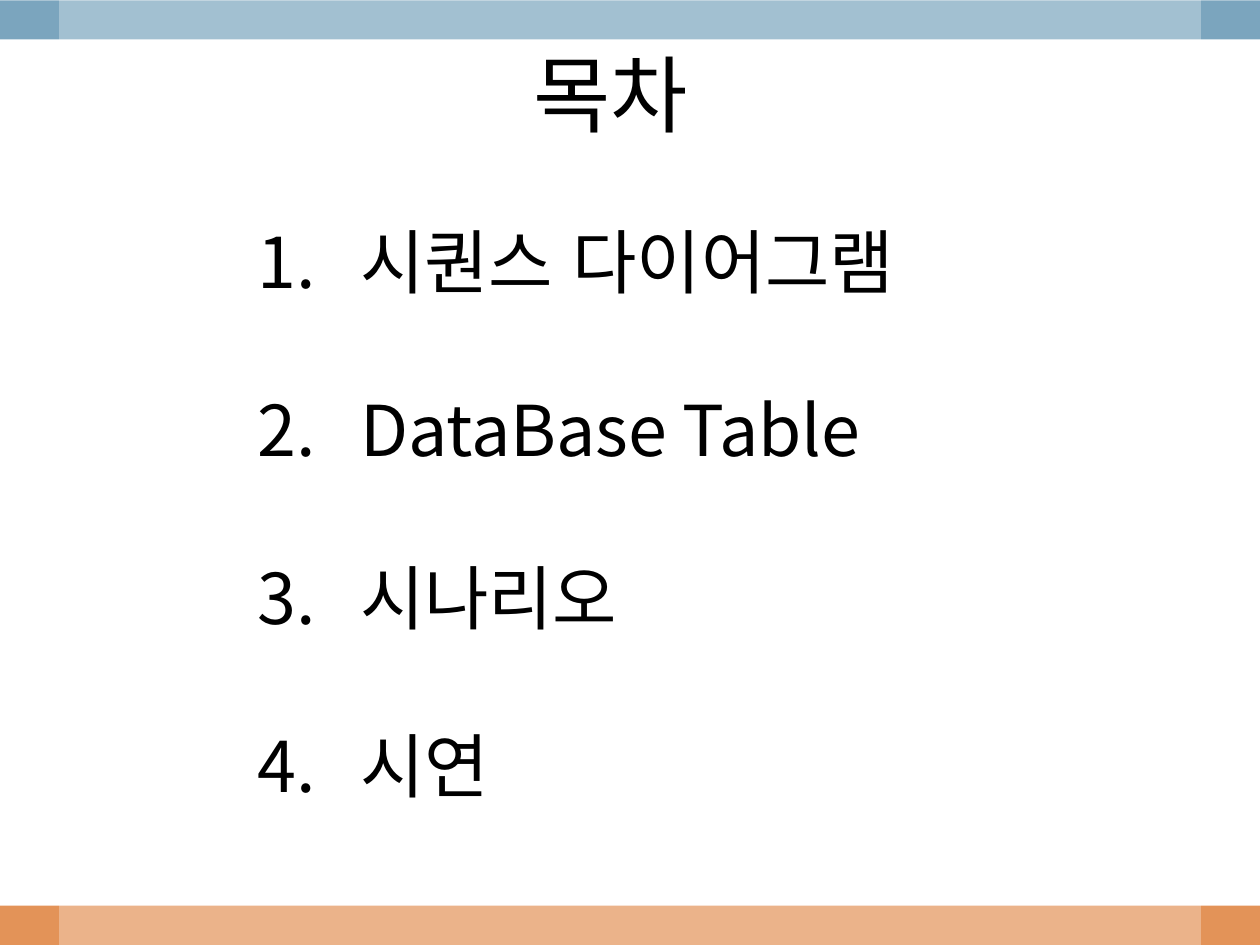
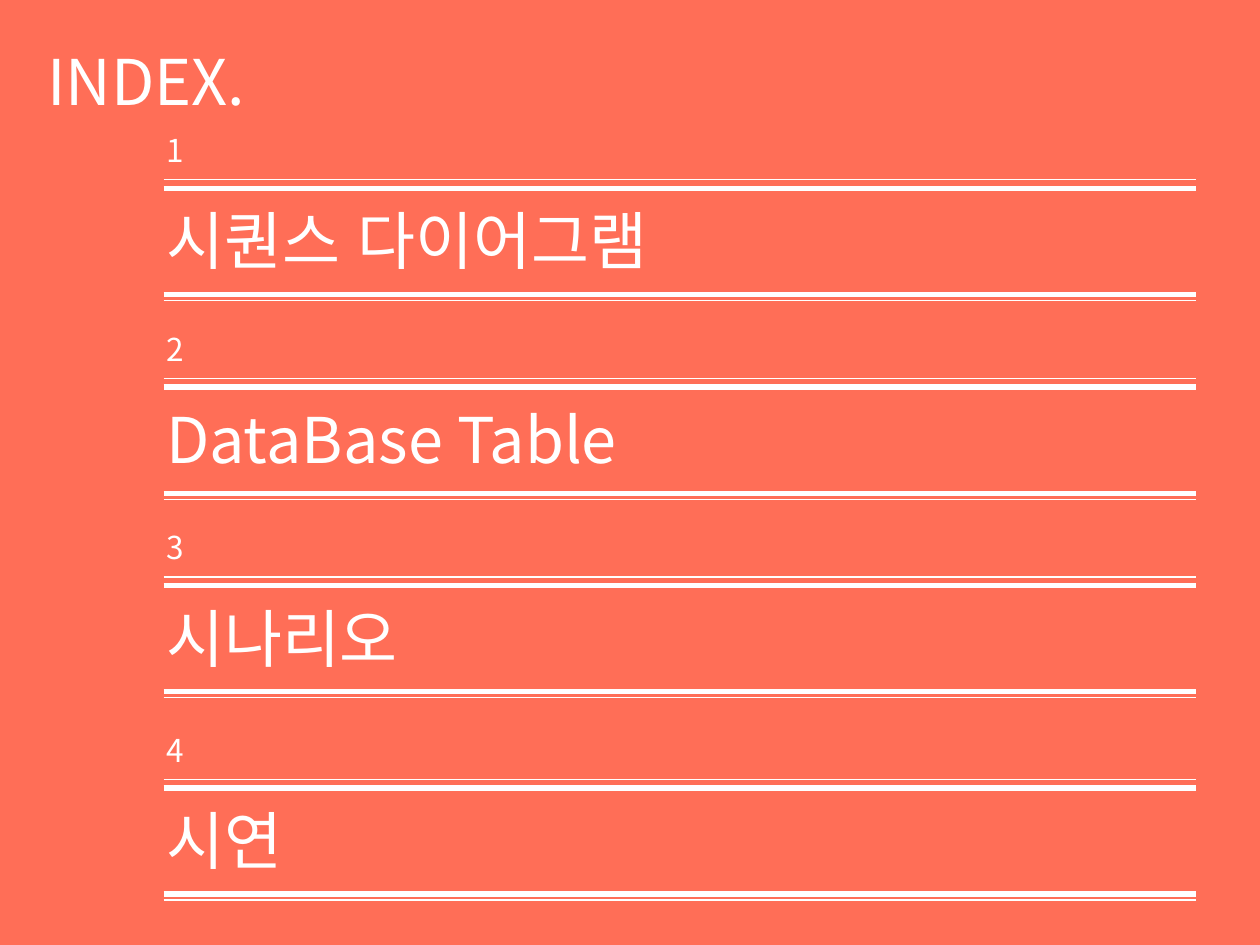
Before and after one commit to imjihun/EglobalStudy, a slide deck: slide 2 of ppt/chatting.pptx. Drawn at 1260x945 pixels with LibreOffice and Linux fonts; fonts in the diff are those of the drawing; background and template pictures are left out. Boxes give left, top, right and bottom in pixels: in the first picture for what was removed or moved away, otherwise in the second. Text is boxed around its words. In the diff, an @@ line names an element or a change of style, - is before the commit and + after.

```diff
--- a/ppt/chatting.pptx
+++ b/ppt/chatting.pptx
@@ rectangle removed at [0,0,1260,39] @@
@@ rectangle added at [0,0,1260,945], fill #FF6E57 @@
@@ rectangle removed at [59,0,1201,945] @@
@@ text added at [47,59,245,106], 36 pt, text #FFFFFF @@
+INDEX.
@@ text removed at [533,56,687,133] @@
-목차
@@ group added at [164,139,1196,301]: 4 lines, 1 text @@
+1
@@ text "시퀀스 다이어그램": place and size @@
-text "시퀀스 다이어그램" at [360,230,895,798]
+text "시퀀스 다이어그램" at [166,212,648,269]
@@ text "시퀀스 다이어그램" at [166,212,648,269]: size 40 to 36 pt, text colour #000000 to #FFFFFF; bullet 1. to none; line spacing 2 to 1 @@
@@ group added at [164,337,1196,499]: 4 lines, 2 texts @@
+DataBase Table
+2
@@ text at [360,400,860,798]: paragraphs removed @@
-2. DataBase Table
-3. 시나리오
-4. 시연
@@ group added at [164,535,1196,698]: 4 lines, 2 texts @@
+시나리오
+3
@@ group added at [164,739,1196,900]: 4 lines, 2 texts @@
+시연
+4
@@ rectangle removed at [0,906,1260,945] @@
```
Also in this commit, not shown: 31 other slides changed, 2 slides added, 1 slide removed, 1 other file.
